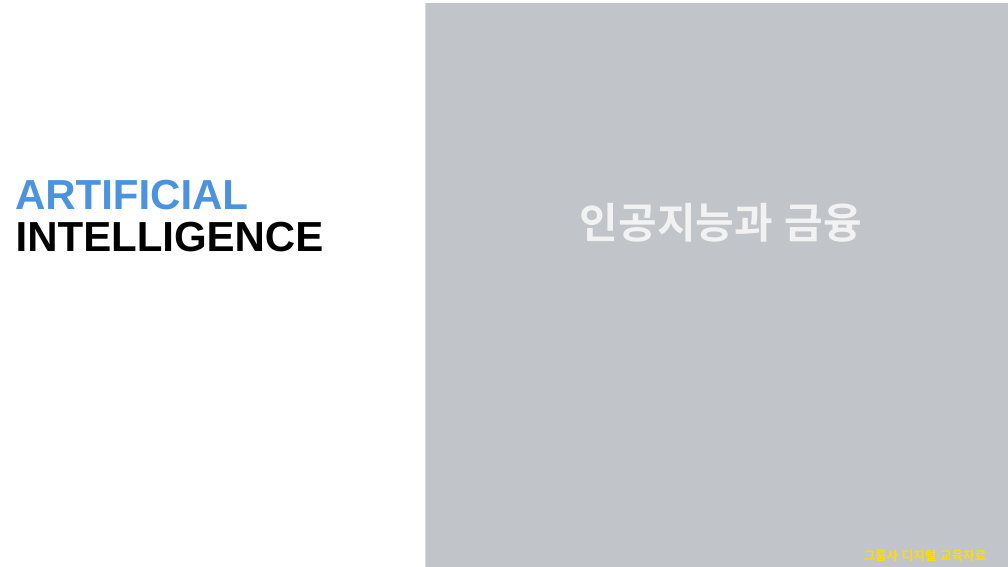
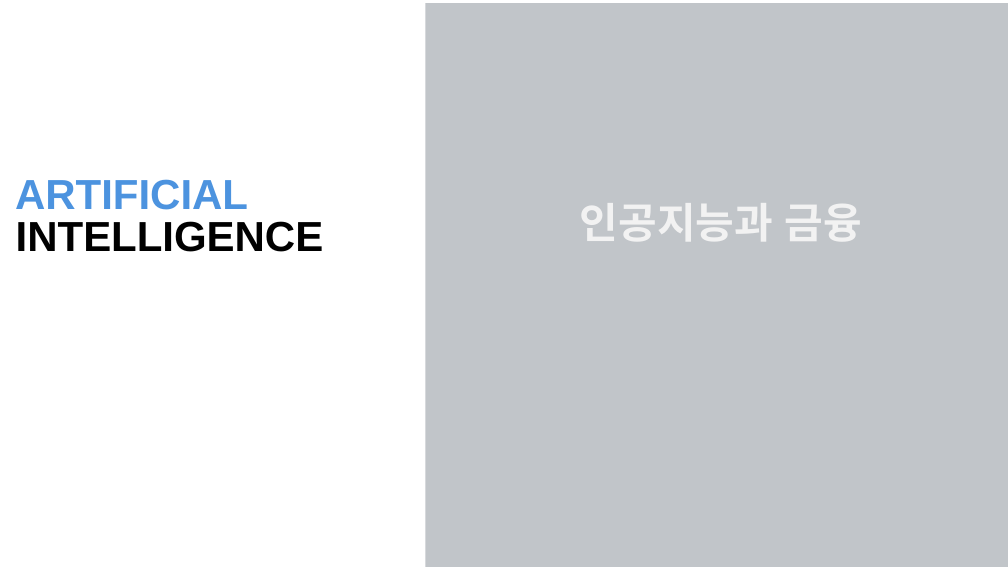
Before and after one commit to SungHoAhn2/SungHoAhn2.github.io, a slide deck: slide 1 of training/ai_training.pptx. Drawn at 1008x567 pixels with LibreOffice and Linux fonts; fonts in the diff are those of the drawing; background and template pictures are left out. Boxes give left, top, right and bottom in pixels: in the first picture for what was removed or moved away, otherwise in the second. Text is boxed around its words. In the diff, an @@ line names an element or a change of style, - is before the commit and + after.

```diff
--- a/training/ai_training.pptx
+++ b/training/ai_training.pptx
@@ text removed at [864, 549, 986, 561] @@
-그룹사 디지털 교육자료
```
Also in this commit, not shown: 1 other slide changed, 8 slides removed, 1 other file.
